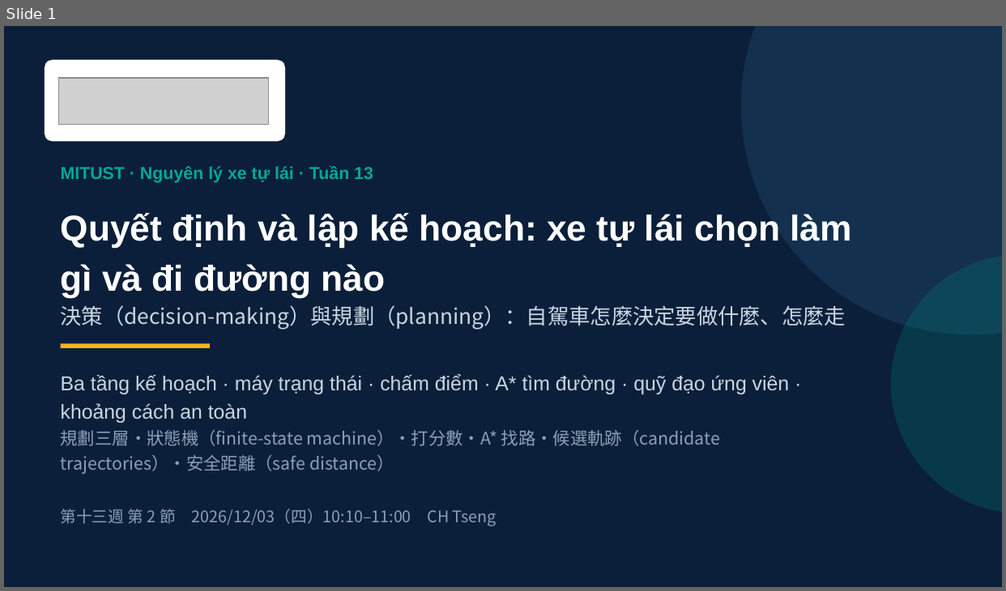
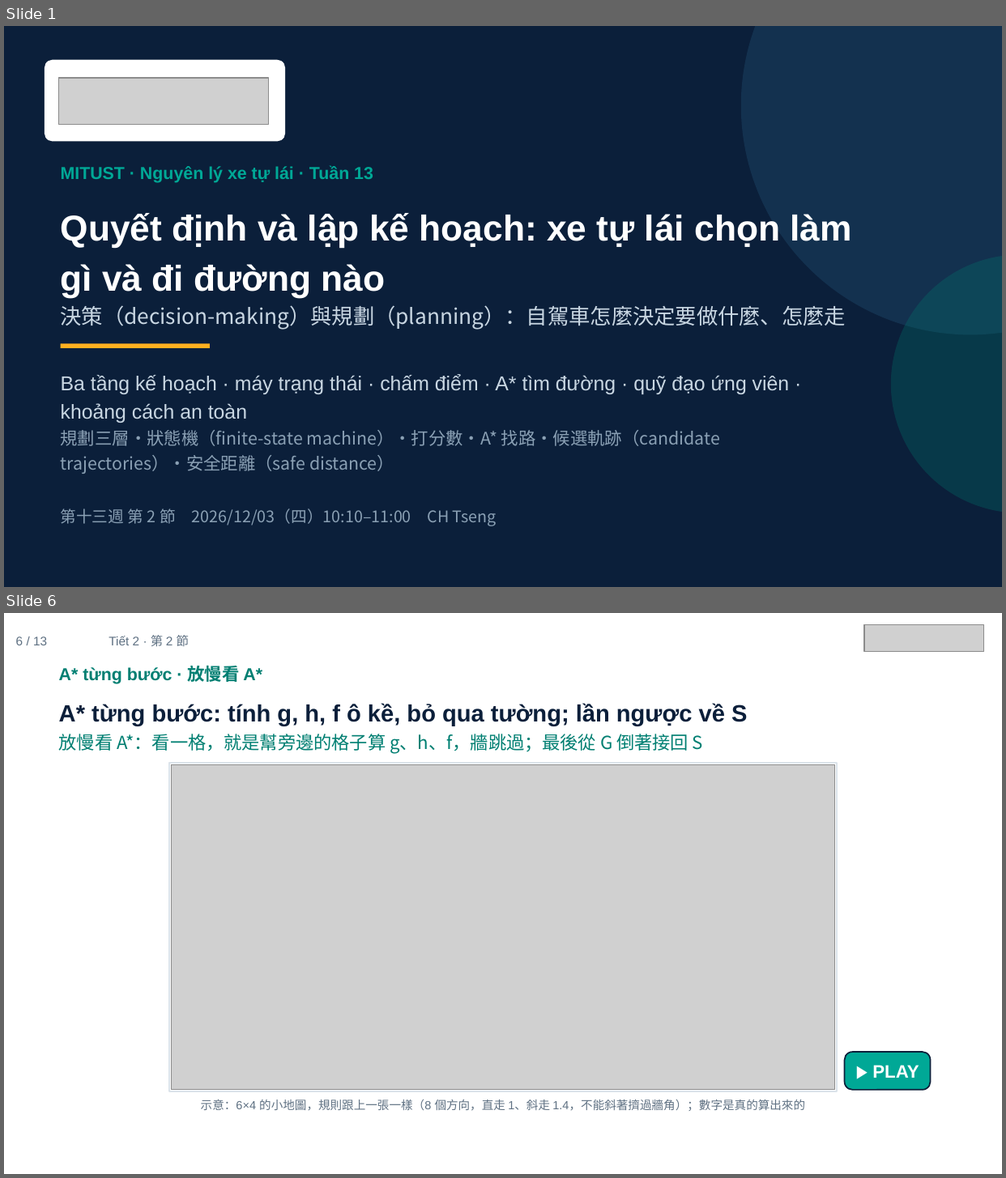
Before and after one commit to ch-neural/MITUST-Principles-of-Self-Driving-Cars, a slide deck: 第十三週(12-03)/第十三週_第2節_簡報.pptx. Shown one above the other, each under a label of ours: slide 1 before the commit, slides 1 and 6 after it; the slides between them are not shown. The pictures are 1006x591 and 1006x1178 pixels, drawn with LibreOffice and Linux fonts; fonts in the diff are those of the drawing; grey boxes stand for pictures. Boxes give left, top, right and bottom in pixels: in the first picture for what was removed or moved away, otherwise in the second. Text is boxed around its words. In the diff, an @@ line names an element or a change of style, - is before the commit and + after.

```diff
--- a/第十三週(12-03)/第十三週_第2節_簡報.pptx
+++ b/第十三週(12-03)/第十三週_第2節_簡報.pptx
@@ slide 6 added at (4, 613, 1002, 1174), background #FFFFFF @@
@@ text added at (16, 636, 47, 645), 9 pt, text #5F7183 @@
+6 / 13
@@ text added at (108, 635, 189, 646), 9 pt, text #5F7183 @@
+Tiết 2 · 第 2 節
@@ picture added at (864, 625, 984, 652) @@
@@ text added at (59, 663, 262, 685), 12.5 pt, text #007F72, bold @@
+A* từng bước · 放慢看 A*
@@ text added at (59, 703, 747, 753), 17 pt, text #0B1F3A, bold @@
+A* từng bước: tính g, h, f ô kề, bỏ qua tường; lần ngược về S
+放慢看 A*：看一格，就是幫旁邊的格子算 g、h、f，牆跳過；最後從 G 倒著接回 S
@@ rectangle added at (170, 763, 836, 1092), fill #FFFFFF, outline #DBE3EA 1 pt @@
@@ picture added at (172, 764, 834, 1090) @@
@@ rounded rectangle added at (844, 1052, 930, 1090), fill #00A896, outline #0B1F3A 1 pt, 13 pt, text #FFFFFF, bold @@
+▶ PLAY
@@ text added at (201, 1100, 805, 1111), 8.5 pt, text #5F7183 @@
+示意：6×4 的小地圖，規則跟上一張一樣（8 個方向，直走 1、斜走 1.4，不能斜著擠過牆角）；數字是真的算出來的
```
Also in this commit, not shown: 11 slides changed, 1 other file.
